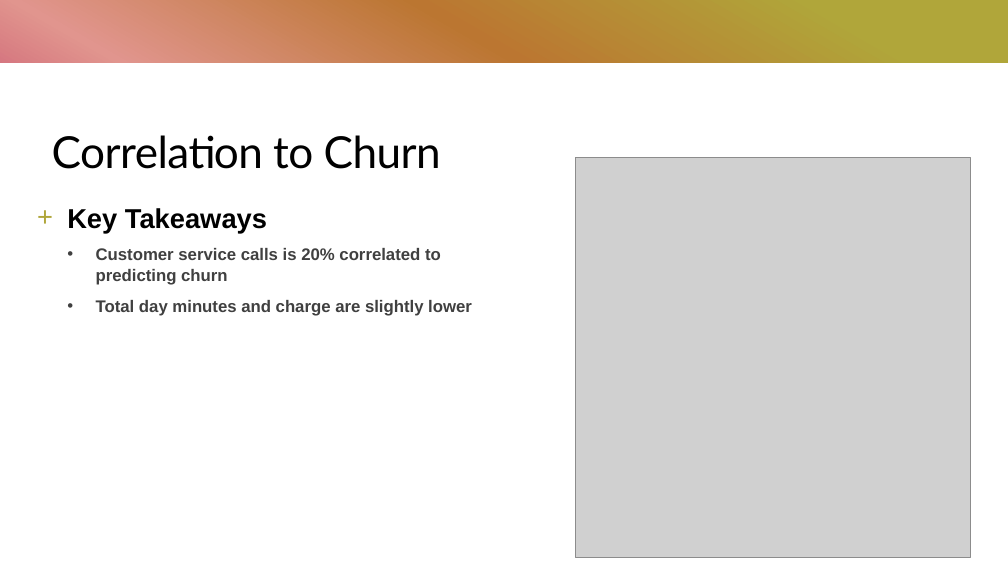
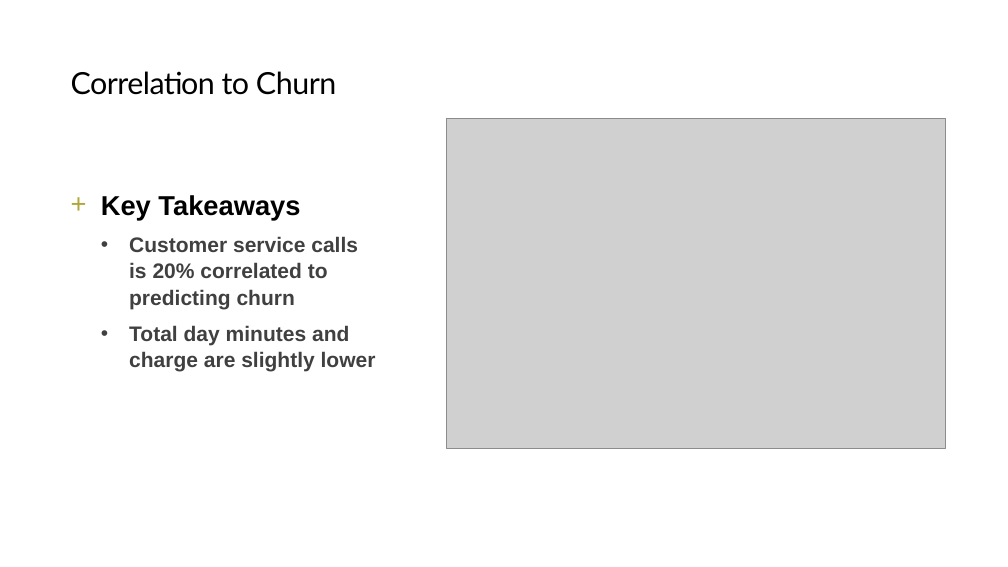
Before and after one commit to alecs1523/telecom_customer_churn, a slide deck: slide 4 of customer_churn_anlaysis.pptx. Drawn at 1008x567 pixels with LibreOffice and Linux fonts; fonts in the diff are those of the drawing; grey boxes stand for pictures. Boxes give left, top, right and bottom in pixels: in the first picture for what was removed or moved away, otherwise in the second. Text is boxed around its words. In the diff, an @@ line names an element or a change of style, - is before the commit and + after.

```diff
--- a/customer_churn_anlaysis.pptx
+++ b/customer_churn_anlaysis.pptx
@@ rectangle removed at bbox=[0, 0, 1008, 567] @@
@@ rectangle removed at bbox=[0, 63, 1008, 567] @@
@@ title "Correlation to Churn": place and size @@
-title "Correlation to Churn" at bbox=[52, 135, 441, 169]
+title "Correlation to Churn" at bbox=[71, 71, 336, 95]
@@ title "Correlation to Churn" at bbox=[71, 71, 336, 95]: size 42 to 29 pt @@
@@ picture: place and size @@
-picture at bbox=[575, 157, 970, 558]
+picture at bbox=[447, 118, 946, 448]
@@ text "Key Takeaways": place and size @@
-text "Key Takeaways" at bbox=[67, 208, 472, 316]
+text "Key Takeaways" at bbox=[101, 195, 376, 372]
@@ text at bbox=[129, 236, 376, 372]: size 16 to 20 pt in "Customer service calls is 20% correlated to ...", "Total day minutes and charge are slightly ..." @@
```
Also in this commit, not shown: 3 other slides changed, 3 slides added, 1 other file.
